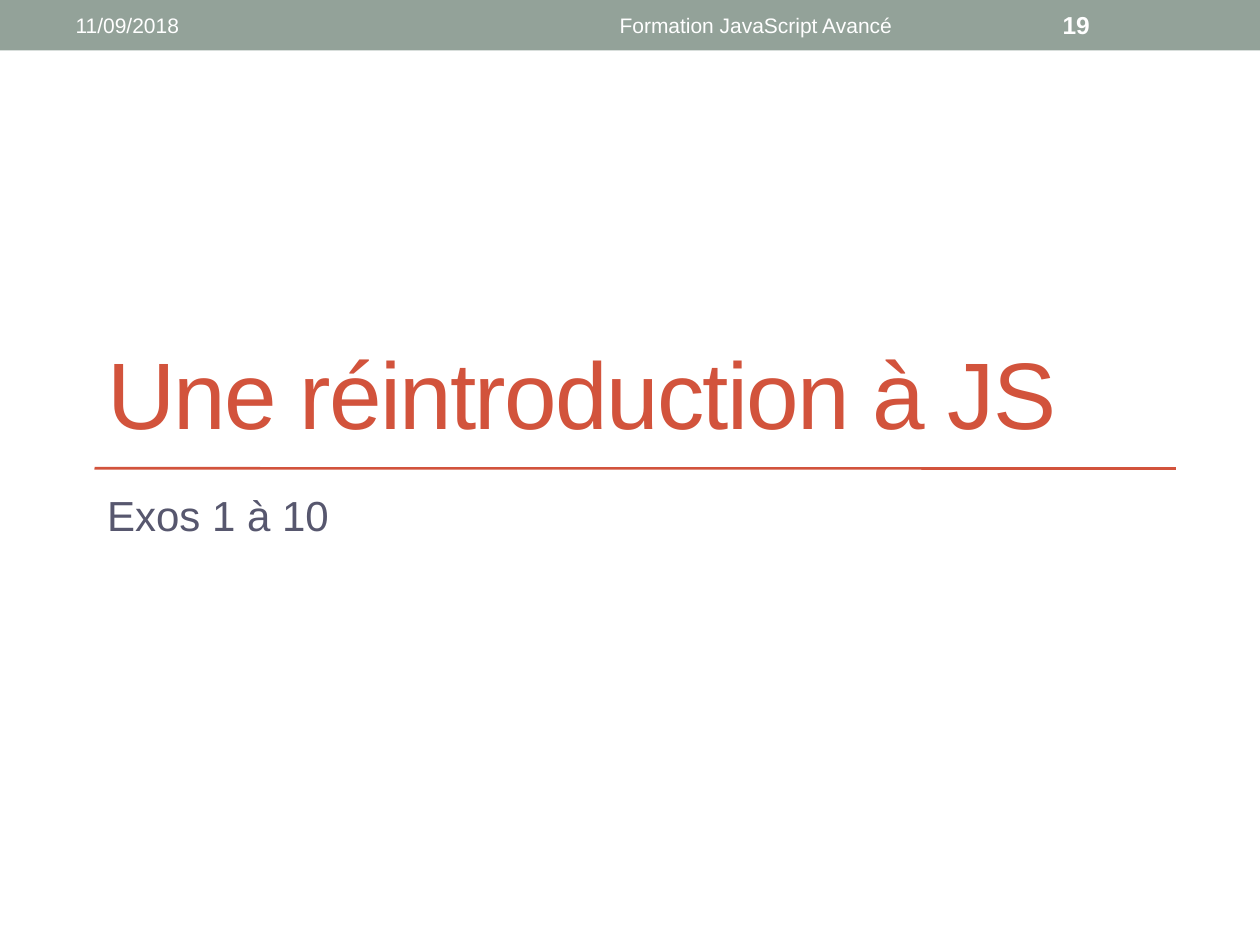
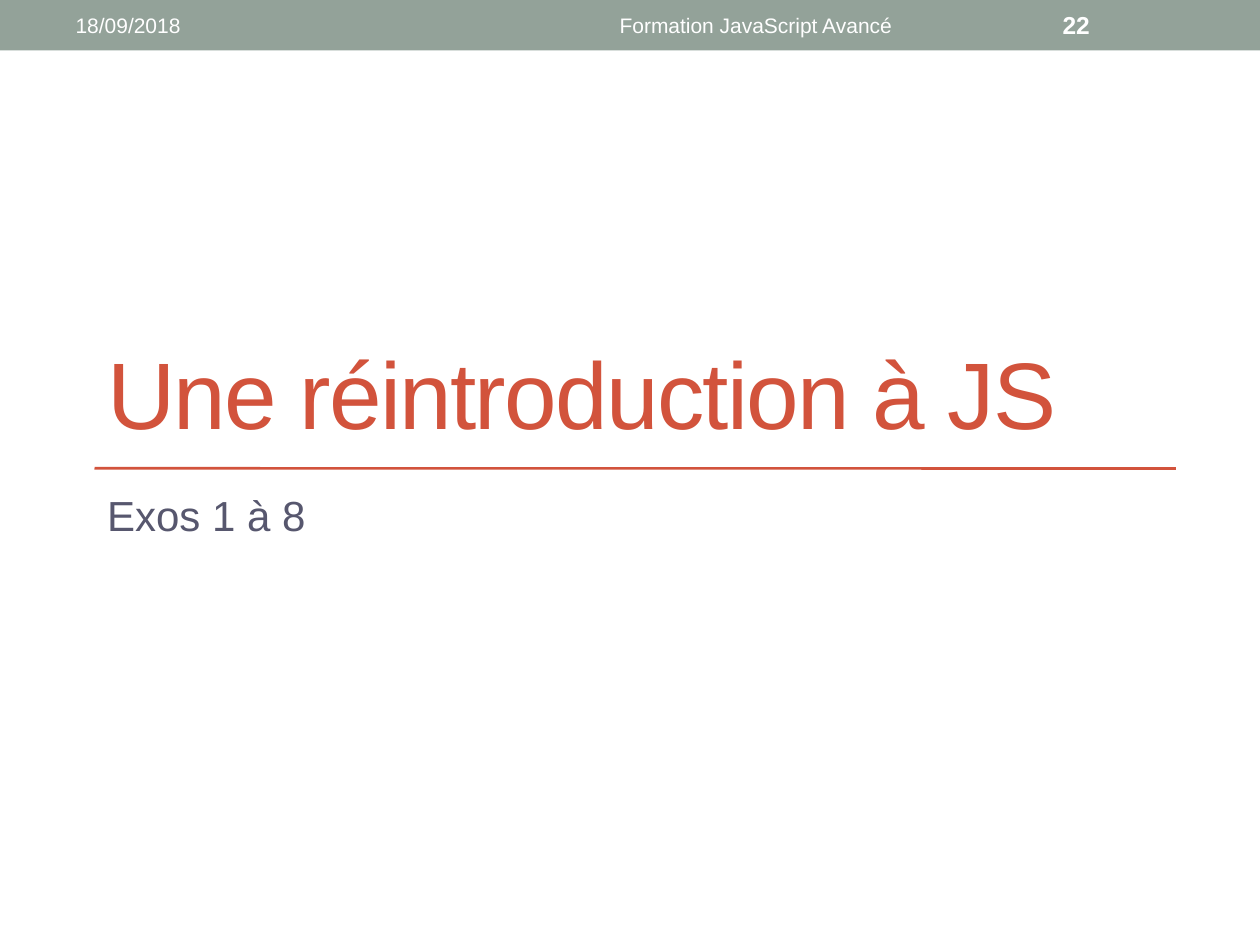
Before and after one commit to worldline/JS-Training, a slide deck: slide 22 of presenter_slides.pptx (slide 19 before the commit). Drawn at 1260x945 pixels with LibreOffice and Linux fonts; fonts in the diff are those of the drawing. Boxes give left, top, right and bottom in pixels: in the first picture for what was removed or moved away, otherwise in the second. Text is boxed around its words. In the diff, an @@ line names an element or a change of style, - is before the commit and + after.

```diff
--- a/presenter_slides.pptx
+++ b/presenter_slides.pptx
@@ text at bbox=[76, 18, 181, 33]: text changed @@
-11/09/2018
+18/09/2018
@@ page number at bbox=[1063, 17, 1090, 34]: text changed @@
-19
+22
@@ subtitle at bbox=[107, 500, 305, 532]: text changed @@
-Exos 1 à 10
+Exos 1 à 8
```
Also in this commit, not shown: 30 other slides changed, 40 slides added.
